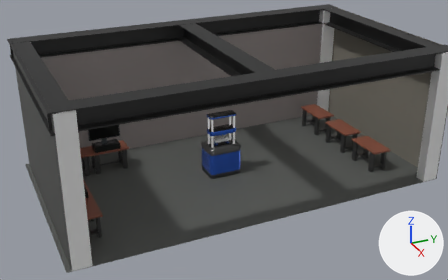
A saved change to the Blender file Blender-Flexion/escenario-flexion.blend.
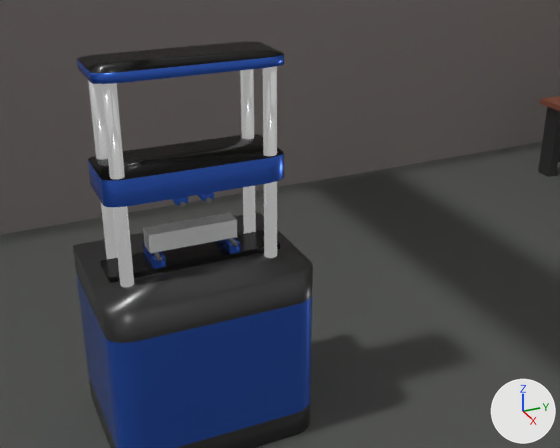
Old and new are each drawn from a 50 mm camera at (25.2, -7.71, 14.28) aimed at (0.13, 3.58, 1.75) and again close up from a 50 mm camera at (5.21, 1.9, 4.25) aimed at (0.33, 4.1, 1.81). The lights are fixed; the arrows at lower right show +X, +Y and +Z.
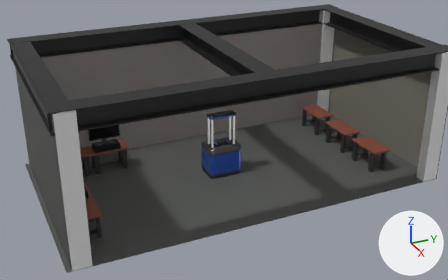
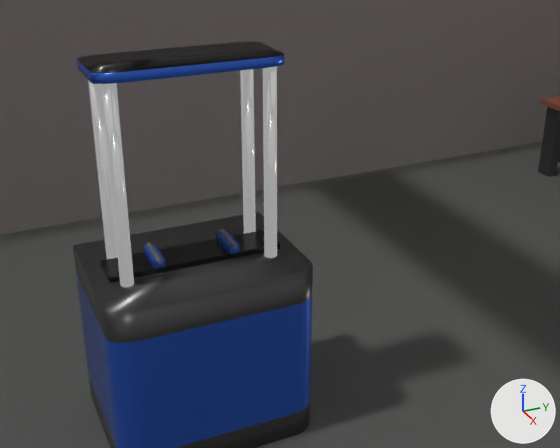
Boxes [x1, y1, x2, y2] around the edits, measured in the close-ups (560 x 448 px):
'carga2puntos', deleted
    before: [88, 134, 284, 207]
    faces in mat_material_002 (blue #3f71e7): [88, 153, 284, 207]
    faces in mat_material_steel_plate_001 (black #323232): [88, 134, 284, 181]
'viga', deleted
    before: [143, 213, 237, 253]
'soporte-inf', added (blue)
    after: [143, 229, 241, 269]
    faces in mat_material_002 (blue #3f71e7): [143, 231, 241, 269]
    faces in mat_materialsoporte (grey #9a9a9a): [146, 229, 238, 264]
'Plane.002', deleted
    before: [143, 243, 166, 269]
'Plane.007', deleted
    before: [219, 238, 241, 254]
'Cylinder.009', deleted
    before: [153, 252, 163, 262]
'Cylinder.001', deleted
    before: [228, 238, 238, 247]

The change, as a list of edits to the scene's bpy script:
```text
Add me_plane_004:
    me_plane_004.from_pydata(...)  # 144 vertices, 80 faces; spans x -0.16..0.16, y -0.15..2.18, z -0.04..0.13
    me_plane_004.polygons.foreach_set('use_smooth', [True] * 80)
    # faces by material slot: [12, 68]
    me_plane_004.materials.append(mat_material_002)  # blue #3f71e7
    me_plane_004.materials.append(mat_materialsoporte)  # grey #9a9a9a
Change ob_plane_002:
    where _m = ob_plane_002.modifiers.new('Boolean', 'BOOLEAN')
    remove _m.object = ob_cylinder_009
Remove ob_viga:
    ob_viga = bpy.data.objects.new('viga', me_cube)
    ob_viga.location = (0.0, 3.499, 1.712)
    ob_viga.scale = (0.0753, 0.35, 0.0747)
Remove ob_cylinder_009:
    ob_cylinder_009 = bpy.data.objects.new('Cylinder.009', me_cylinder_011)
    ob_cylinder_009.location = (0.0, 3.2, 1.618)
    ob_cylinder_009.rotation_euler = (0.0, 1.571, 0.0)  # degrees (0, 90, 0)
    ob_cylinder_009.scale = (1.0, 1.0, -6.57)
Change ob_plane_007:
    where _m = ob_plane_007.modifiers.new('Boolean', 'BOOLEAN')
    remove _m.object = ob_cylinder_001
Remove ob_cylinder_001:
    ob_cylinder_001 = bpy.data.objects.new('Cylinder.001', me_cylinder_012)
    ob_cylinder_001.location = (0.0, 3.8, 1.618)
    ob_cylinder_001.rotation_euler = (0.0, 1.571, 0.0)  # degrees (0, 90, 0)
    ob_cylinder_001.scale = (1.0, 1.0, -6.57)
Remove ob_carga2puntos:
    ob_carga2puntos = bpy.data.objects.new('carga2puntos', me_plane_001)
    ob_carga2puntos.location = (0.0, 3.5, 2.138)
    ob_carga2puntos.scale = (0.586, 1.37, 4.55)
    _m = ob_carga2puntos.modifiers.new('Boolean', 'BOOLEAN')
    _m.solver = 'FLOAT'
    _m = ob_carga2puntos.modifiers.new('Boolean.001', 'BOOLEAN')
    _m.solver = 'FLOAT'
    _m = ob_carga2puntos.modifiers.new('Boolean.002', 'BOOLEAN')
    _m.solver = 'FLOAT'
    _m = ob_carga2puntos.modifiers.new('Boolean.003', 'BOOLEAN')
    _m.solver = 'FLOAT'
Add ob_soporte_inf:
    ob_soporte_inf = bpy.data.objects.new('soporte-inf', me_plane_004)
    ob_soporte_inf.location = (0.0, 3.8, 1.597)
    ob_soporte_inf.rotation_euler = (-3.142, 0.0, 0.0)  # degrees (-180, 0, 0)
    ob_soporte_inf.scale = (1.0, 0.296, 0.432)
    _m = ob_soporte_inf.modifiers.new('Boolean', 'BOOLEAN')
```
